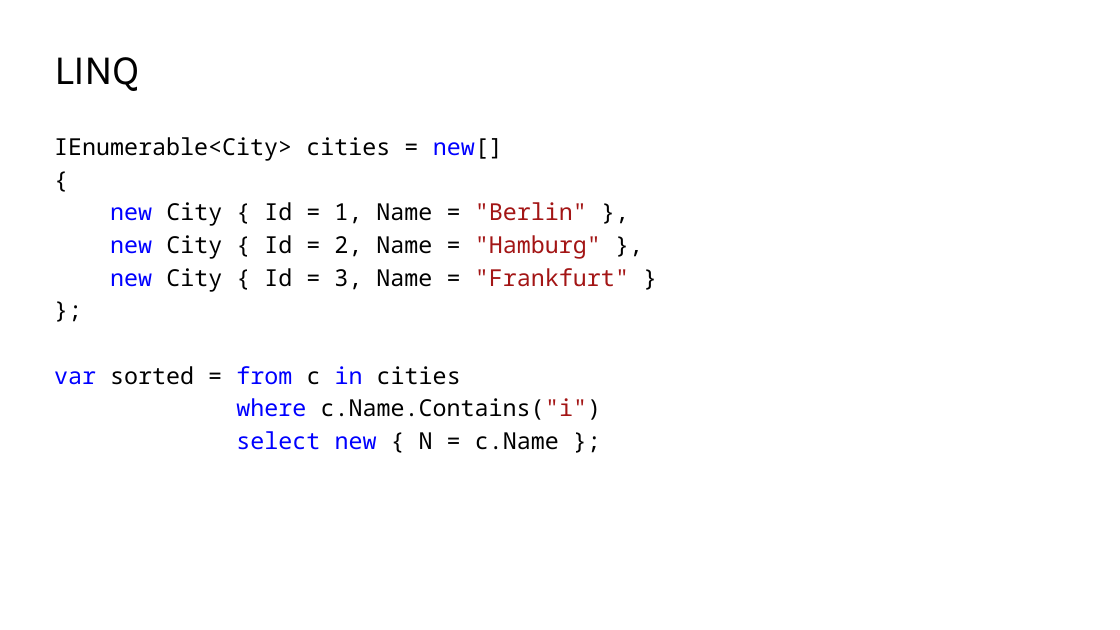
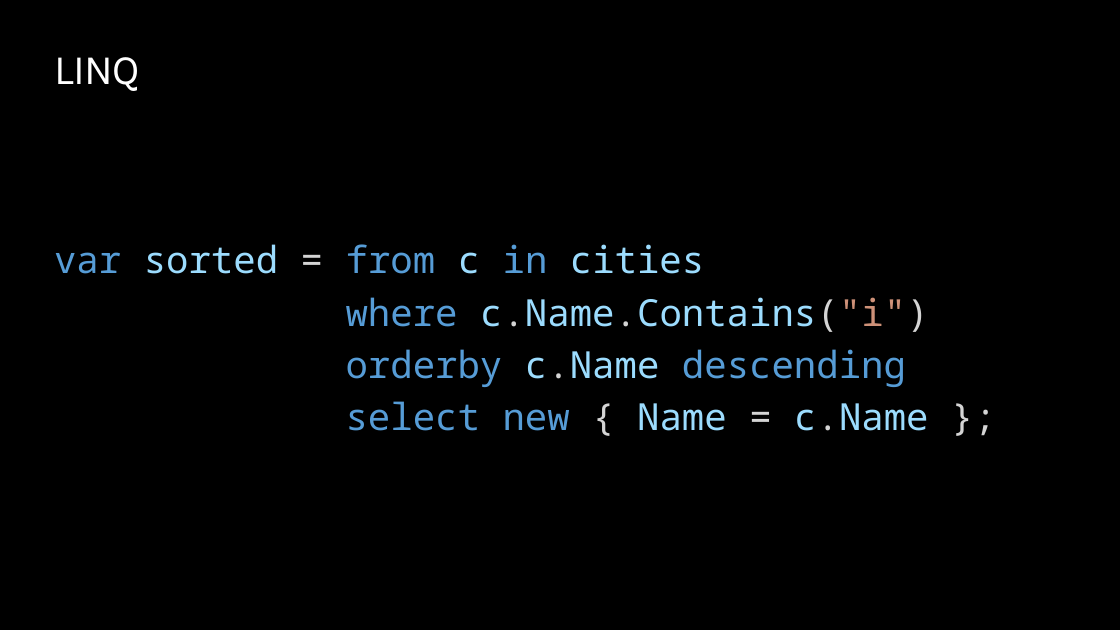
Before and after one commit to ondfisk/BDSA2020, a slide deck: slide 17 of Slides/Lecture03 - Lambdas and LINQ.pptx (slide 14 before the commit). Drawn at 1120x630 pixels with LibreOffice and Linux fonts; fonts in the diff are those of the drawing; background and template pictures are left out. Boxes give left, top, right and bottom in pixels: in the first picture for what was removed or moved away, otherwise in the second. Text is boxed around its words. In the diff, an @@ line names an element or a change of style, - is before the commit and + after.

Commit message:
Slides

```diff
--- a/Slides/Lecture03 - Lambdas and LINQ.pptx
+++ b/Slides/Lecture03 - Lambdas and LINQ.pptx
@@ background #FFFFFF to #000000 @@
@@ title "LINQ" at bbox=[54, 57, 140, 91]: text colour #000000 to #FFFFFF @@
@@ text at bbox=[54, 137, 629, 292]: paragraphs removed @@
-IEnumerable<City> cities = new[]
-{
-new City { Id = 1, Name = "Berlin" },
-new City { Id = 2, Name = "Hamburg" },
-new City { Id = 3, Name = "Frankfurt" }
-};
@@ text at bbox=[54, 244, 929, 332]: size 20 to 32 pt in "var sorted = from c in cities", "where c.Name.Contains("i")"; text colour #0000FF to #569CD6 in "var from in", "where"; text colour #000000 to #9CDCFE in "sorted c cities", "c.Name.Contains("i")"; text colour #000000 to #D4D4D4 in "=", "c.Name.Contains("i")"; text colour #A31515 to #CE9178 in "c.Name.Contains("i")"; more space between paragraphs @@
@@ text at bbox=[346, 349, 928, 431]: text changed; size 20 to 32 pt; text colour #000000 to #569CD6 @@
-select new { N = c.Name };
+orderby c.Name descending
+select new { Name = c.Name };
```
Also in this commit, not shown: 10 other slides changed, 5 slides added, 1 other file.
